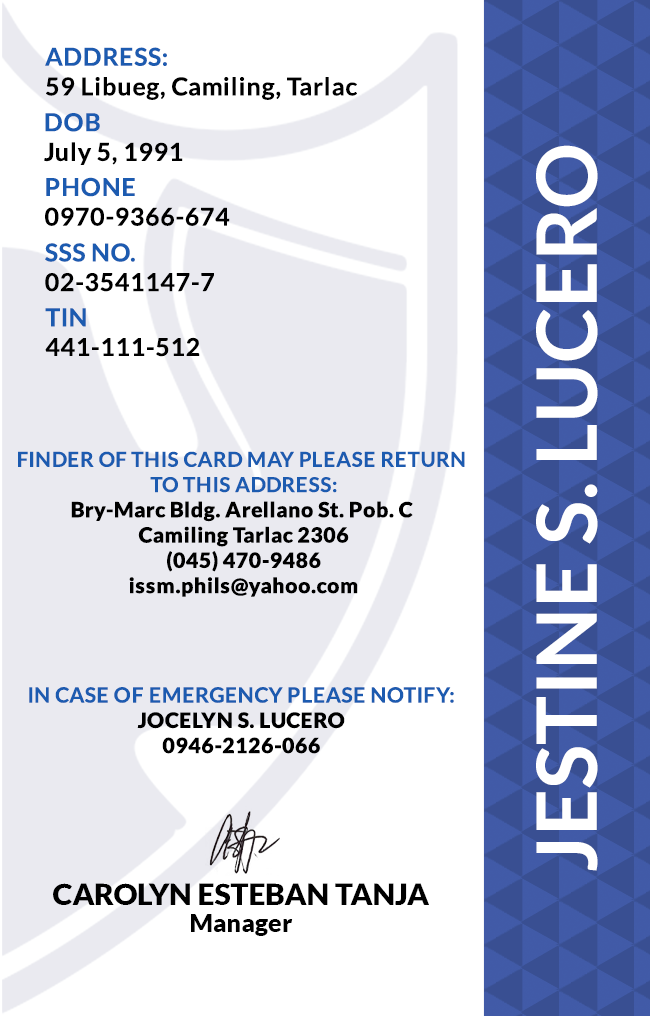
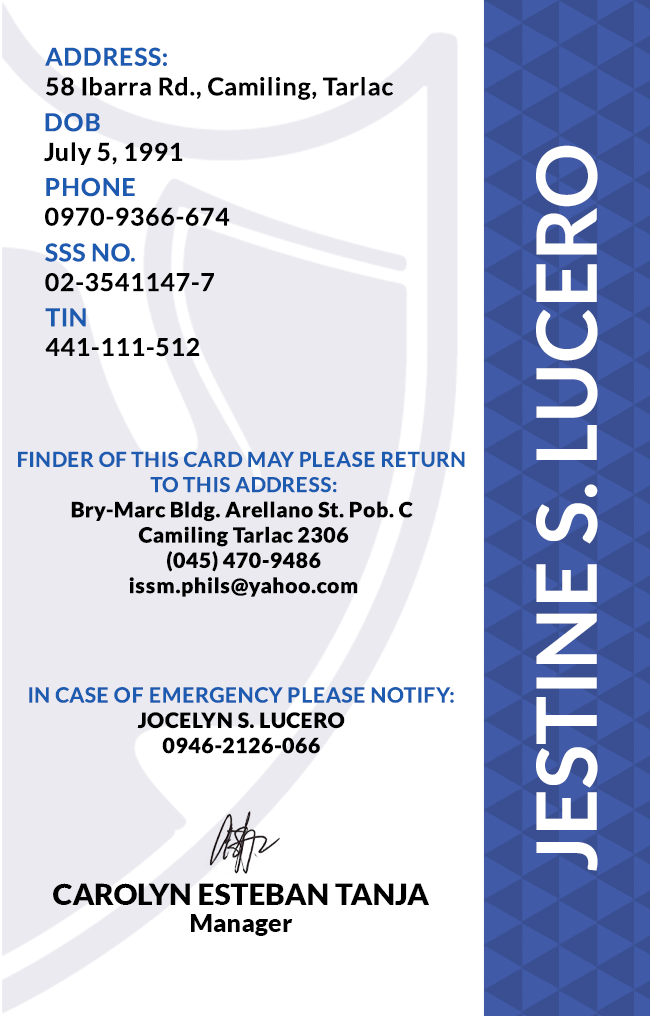
Two versions of the same layered image (650 x 1016). Layer-by-layer changes:
renamed "ADDRESS: 59 Libueg, Camiling, Tarlac" to "ADDRESS: 58 Ibarra Rd., Camiling, Tarlac", painted on it over [61, 77, 393, 100]
